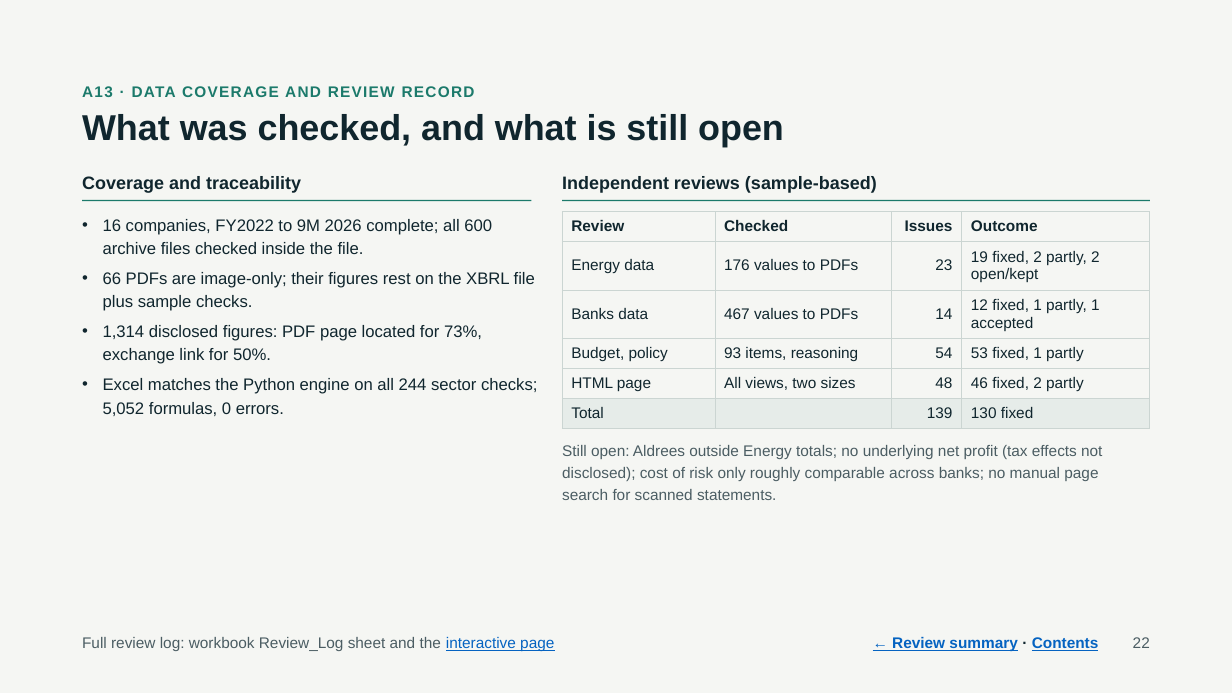
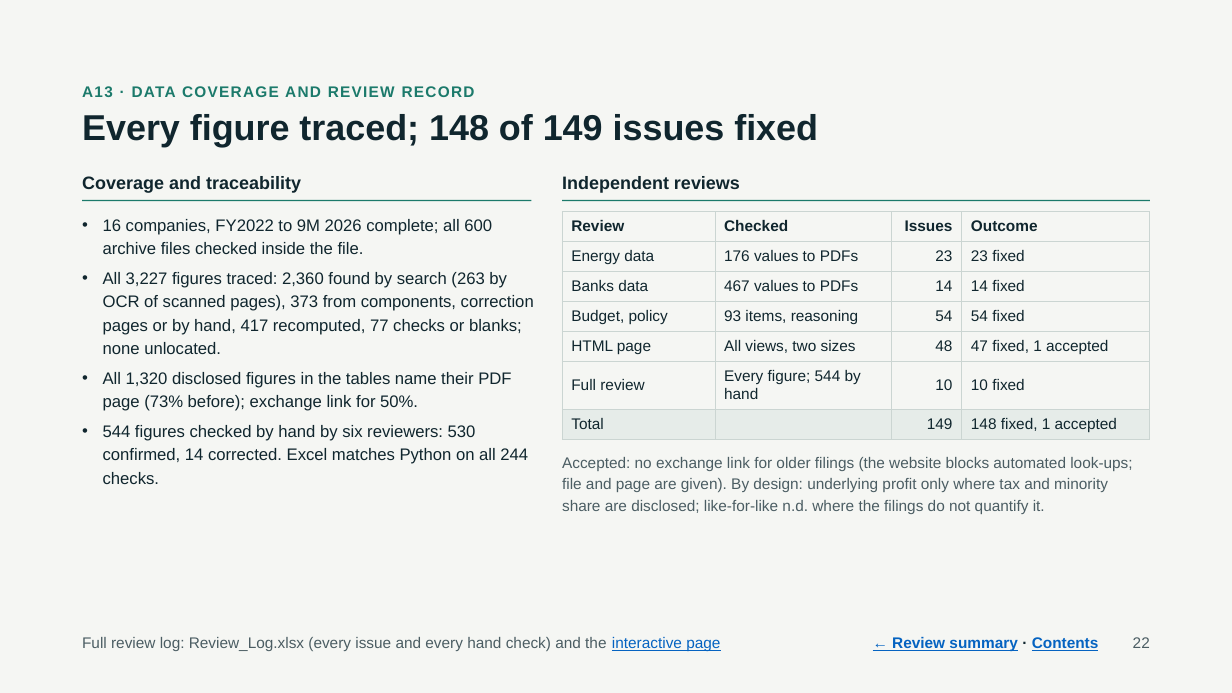
Before and after one commit to KhalidAba94/Test, a slide deck: slide 22 of sector-analysis/output/Energy_Banks_Pilot_Review.pptx. Drawn at 1232x693 pixels with LibreOffice and Linux fonts; fonts in the diff are those of the drawing. Boxes give left, top, right and bottom in pixels: in the first picture for what was removed or moved away, otherwise in the second. Text is boxed around its words. In the diff, an @@ line names an element or a change of style, - is before the commit and + after.

```diff
--- a/sector-analysis/output/Energy_Banks_Pilot_Review.pptx
+++ b/sector-analysis/output/Energy_Banks_Pilot_Review.pptx
@@ text at box(82, 114, 818, 147): text changed @@
-What was checked, and what is still open
+Every figure traced; 148 of 149 issues fixed
@@ text at box(562, 176, 740, 193): text changed @@
-Independent reviews (sample-based)
+Independent reviews
@@ table at box(562, 212, 1150, 436) @@
-row 2: Energy data | 176 values to PDFs | 23 | 19 fixed, 2 partly, 2 open/kept
-row 3: Banks data | 467 values to PDFs | 14 | 12 fixed, 1 partly, 1 accepted
-row 4: Budget, policy | 93 items, reasoning | 54 | 53 fixed, 1 partly
-row 5: HTML page | All views, two sizes | 48 | 46 fixed, 2 partly
-row 6: Total |  | 139 | 130 fixed
+row 2: Energy data | 176 values to PDFs | 23 | 23 fixed
+row 3: Banks data | 467 values to PDFs | 14 | 14 fixed
+row 4: Budget, policy | 93 items, reasoning | 54 | 54 fixed
+row 5: HTML page | All views, two sizes | 48 | 47 fixed, 1 accepted
+row 6: Full review | Every figure; 544 by hand | 10 | 10 fixed
+row 7: Total |  | 149 | 148 fixed, 1 accepted
@@ text at box(103, 272, 534, 484): text changed @@
-• 66 PDFs are image-only; their figures rest on the XBRL file plus sample checks.
-• 1,314 disclosed figures: PDF page located for 73%, exchange link for 50%.
-• Excel matches the Python engine on all 244 sector checks; 5,052 formulas, 0 errors.
+• All 3,227 figures traced: 2,360 found by search (263 by OCR of scanned pages), 373 from components, correction pages or by hand, 417 recomputed, 77 checks or blanks; none unlocated.
+• All 1,320 disclosed figures in the tables name their PDF page (73% before); exchange link for 50%.
+• 544 figures checked by hand by six reviewers: 530 confirmed, 14 corrected. Excel matches Python on all 244 checks.
@@ text at box(562, 457, 1132, 514): text changed @@
-Still open: Aldrees outside Energy totals; no underlying net profit (tax effects not disclosed); cost of risk only roughly comparable across banks; no manual page search for scanned statements.
+Accepted: no exchange link for older filings (the website blocks automated look-ups; file and page are given). By design: underlying profit only where tax and minority share are disclosed; like-for-like n.d. where the filings do not quantify it.
@@ text at box(82, 637, 720, 651): text changed @@
-Full review log: workbook Review_Log sheet and the interactive page
+Full review log: Review_Log.xlsx (every issue and every hand check) and the interactive page
```
Also in this commit, not shown: 9 other slides changed, 45 other files.
